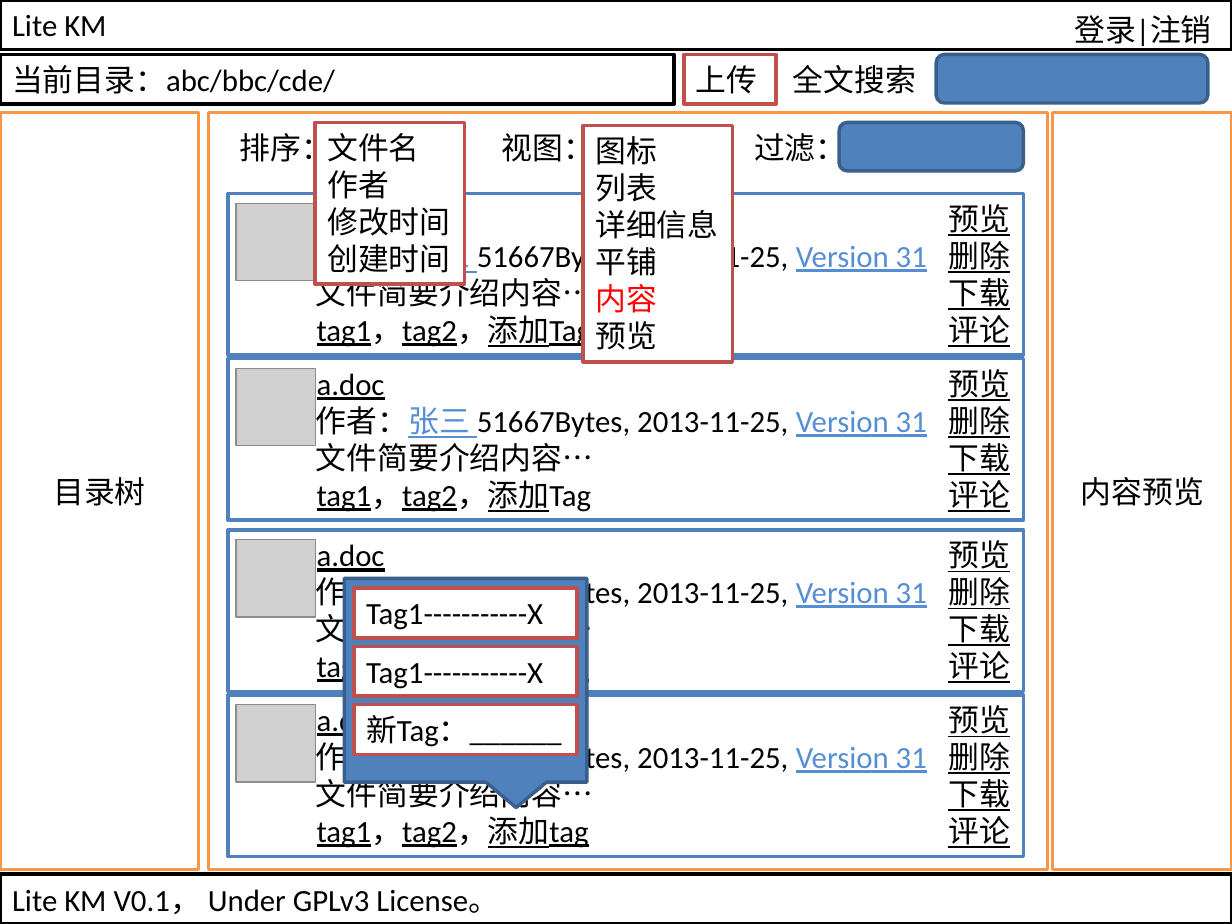
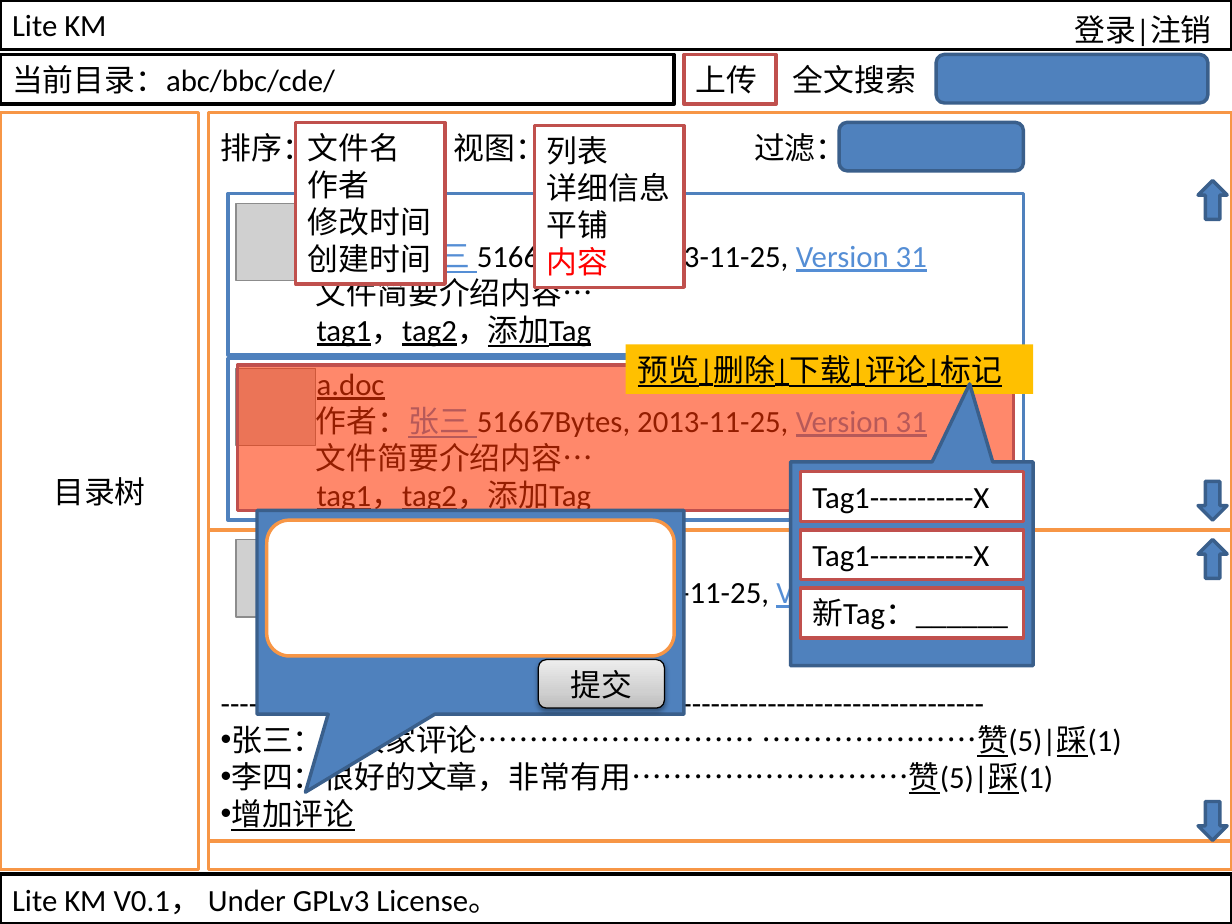
Before and after one commit to jiangjianbo/LiteKM, a slide deck: slide 4 of doc/UI Design.pptx. Drawn at 1232x924 pixels with LibreOffice and Linux fonts; fonts in the diff are those of the drawing; grey boxes stand for pictures. Boxes give left, top, right and bottom in pixels: in the first picture for what was removed or moved away, otherwise in the second. Text is boxed around its words. In the diff, an @@ line names an element or a change of style, - is before the commit and + after.

```diff
--- a/doc/UI Design.pptx
+++ b/doc/UI Design.pptx
@@ rectangle: place and size @@
-rectangle at <box>208,113,1047,870</box>
+rectangle at <box>208,113,1232,870</box>
@@ rectangle removed at <box>1052,113,1232,870</box> @@
-内容预览
@@ text "排序：": place and size @@
-text "排序：" at <box>240,128,332,168</box>
+text "排序：" at <box>221,128,313,168</box>
@@ rectangle "文件名": place and size @@
-rectangle "文件名" at <box>315,122,464,283</box>
+rectangle "文件名" at <box>296,122,445,283</box>
@@ text "视图：": place and size @@
-text "视图：" at <box>502,128,594,168</box>
+text "视图：" at <box>453,128,545,168</box>
@@ rectangle "列表": place and size @@
-rectangle "列表" at <box>583,126,732,362</box>
+rectangle "列表" at <box>535,126,684,287</box>
@@ text in rectangle at <box>595,136,657,165</box>: paragraph removed @@
-图标
@@ text removed at <box>948,204,1010,347</box> @@
-预览
-删除
-下载
-评论
@@ down arrow added at <box>1198,181,1227,219</box>, fill #4F81BD, outline #3A5F8C 2 pt @@
@@ text in rectangle at <box>595,321,657,350</box>: paragraph removed @@
-预览
@@ rectangle "预览|删除|下载|评论|标记": place and size @@
-rectangle "预览|删除|下载|评论|标记" at <box>948,369,1010,512</box>
+rectangle "预览|删除|下载|评论|标记" at <box>626,344,1034,393</box>
@@ rectangle "预览|删除|下载|评论|标记" at <box>626,344,1034,393</box>: fill none to #FFC000 @@
@@ text in rectangle at <box>638,355,1003,389</box>: text changed @@
-预览
-删除
-下载
-评论
+预览|删除|下载|评论|标记
@@ rectangle added at <box>238,365,1014,510</box>, fill #FF3300 at 58% opacity, outline #C0504D 2 pt @@
@@ 3 rectangles, 1 speech box: place and size @@
-3 rectangles, 1 speech box at <box>345,578,588,781</box>
+3 rectangles, 1 speech box at <box>791,462,1034,665</box>
@@ speech box at <box>791,462,1034,665</box>: proportions changed; mirrored @@
@@ text in rectangle at <box>567,491,690,512</box>: text removed @@
-文件内容
@@ down arrow added at <box>1198,482,1227,520</box>, fill #4F81BD, outline #3A5F8C 2 pt @@
@@ rectangle "a.doc": place and size @@
-rectangle "a.doc" at <box>228,530,1024,691</box>
+rectangle "a.doc" at <box>208,530,1232,840</box>
@@ rectangle "a.doc" at <box>208,530,1232,840</box>: outline #4F81BD 2 pt to #F79646 2 pt @@
@@ speech box added at <box>257,510,684,713</box>, fill #4F81BD, outline #3A5F8C 2 pt @@
@@ rounded rectangle added at <box>267,520,675,655</box>, fill #FFFFFF, outline #F79646 2 pt @@
@@ text removed at <box>948,540,1010,683</box> @@
-预览
-删除
-下载
-评论
@@ down arrow added at <box>1198,540,1227,578</box>, fill #4F81BD, outline #3A5F8C 2 pt @@
@@ rounded rectangle added at <box>538,659,664,707</box>, fill gradient #BDBDBD to #D1D1D1 to #EEEEEE, outline #000000 0.75 pt, 18 pt, text #000000 @@
+提交
@@ rectangle removed at <box>228,695,1024,856</box> @@
-a.doc
-作者：张三 51667Bytes, 2013-11-25, Version 31
-文件简要介绍内容…
-tag1，tag2，添加tag
@@ picture removed at <box>237,705,315,782</box> @@
@@ text removed at <box>948,705,1010,848</box> @@
-预览
-删除
-下载
-评论
@@ text in rectangle at <box>231,720,1122,831</box>: paragraphs added @@
+---------------------------------------------------------------------------------
+• 张三：请大家评论……………………… …………………赞(5)|踩(1)
+• 李四：很好的文章，非常有用………………………赞(5)|踩(1)
+• 增加评论
@@ down arrow added at <box>1198,802,1227,840</box>, fill #4F81BD, outline #3A5F8C 2 pt @@
```
Also in this commit, not shown: 3 other slides changed, 1 slide added.
